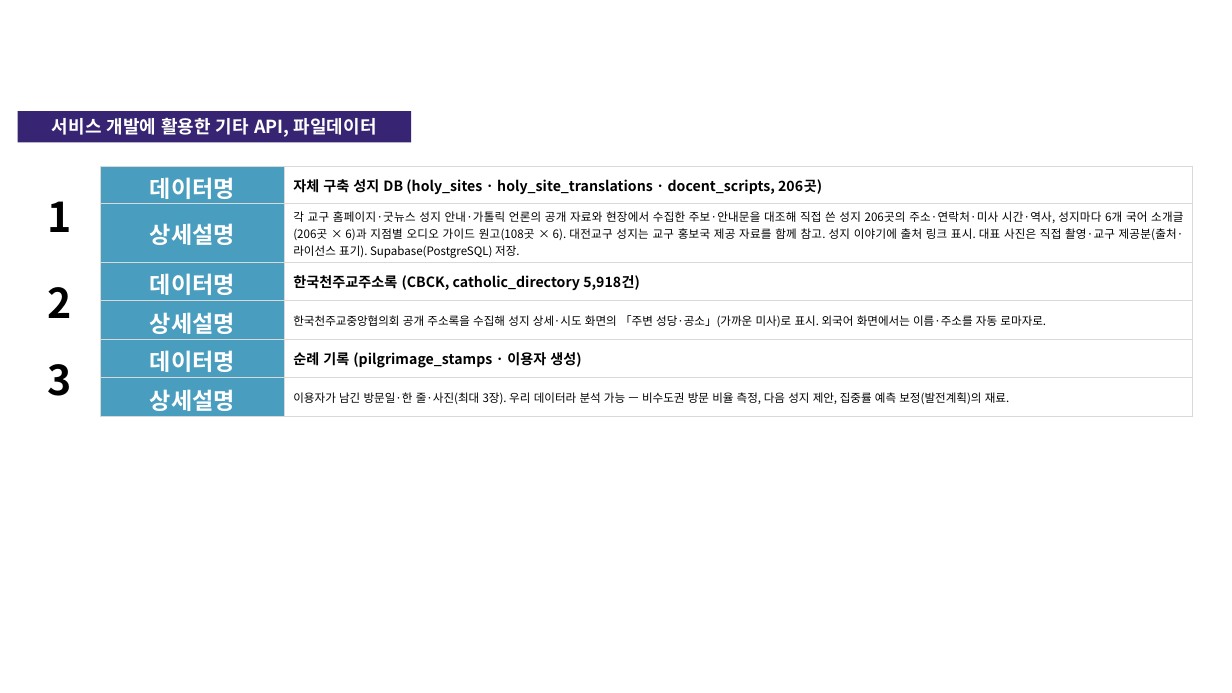
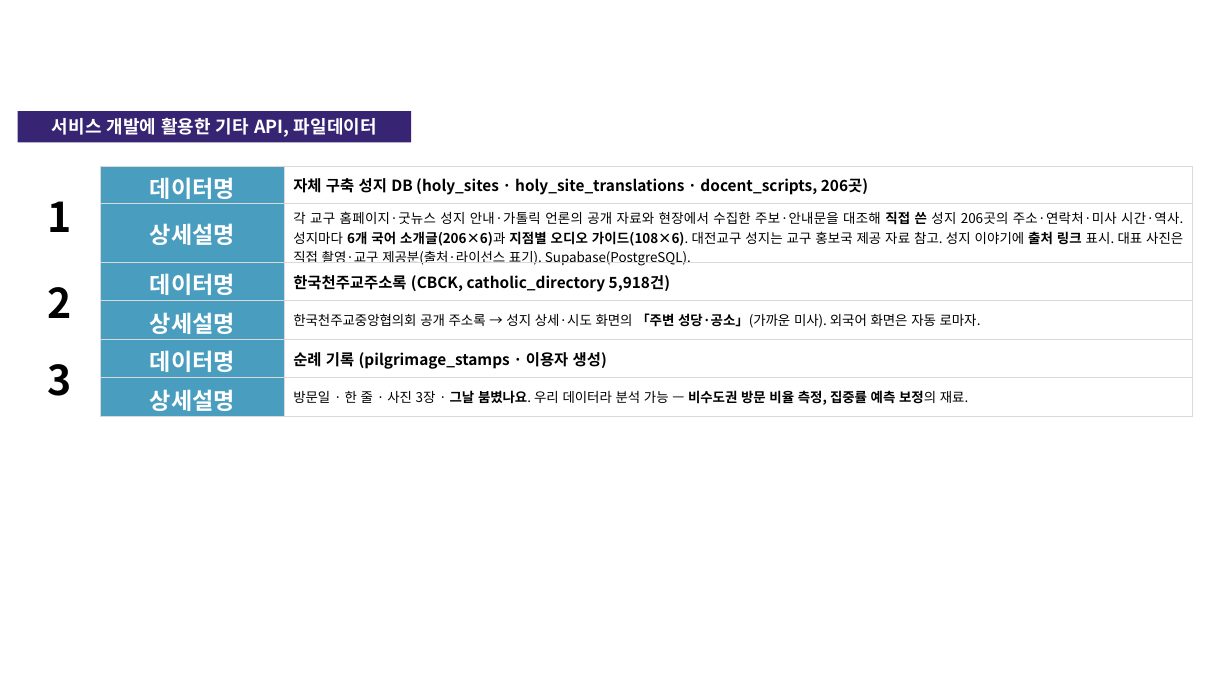
Before and after one commit to linkcontent7-huisun/visitholykorea, a slide deck: slide 11 of docs/10-product/공모전/원본-공모전제출/기능설명서_2026-09-21.pptx. Drawn at 1232x693 pixels with LibreOffice and Linux fonts; fonts in the diff are those of the drawing; background and template pictures are left out. Boxes give left, top, right and bottom in pixels: in the first picture for what was removed or moved away, otherwise in the second. Text is boxed around its words. In the diff, an @@ line names an element or a change of style, - is before the commit and + after.

```diff
--- a/docs/10-product/공모전/원본-공모전제출/기능설명서_2026-09-21.pptx
+++ b/docs/10-product/공모전/원본-공모전제출/기능설명서_2026-09-21.pptx
@@ table at box(18, 166, 1193, 415) @@
-row 2, column 3: 각 교구 홈페이지·굿뉴스 성지 안내·가톨릭 언론의 공개 자료와 현장에서 수집한 주보·안내문을 대조해 직접 쓴 성지 206곳의 주소·연락처·미사 시간·역사, 성지마다 6개 국어 소개글(206곳 × 6)과 지점별 오디오 가이드 원고(108곳 × 6). 대전교구 성지는 교구 홍보국 제공 자료를 함께 참고. 성지 이야기에 출처 링크 표시. 대표 사진은 직접 촬영·교구 제공분(출처·라이선스 표기). Supabase(PostgreSQL) 저장.
+row 2, column 3: 각 교구 홈페이지·굿뉴스 성지 안내·가톨릭 언론의 공개 자료와 현장에서 수집한 주보·안내문을 대조해 직접 쓴 성지 206곳의 주소·연락처·미사 시간·역사. 성지마다 6개 국어 소개글(206×6)과 지점별 오디오 가이드(108×6). 대전교구 성지는 교구 홍보국 제공 자료 참고. 성지 이야기에 출처 링크 표시. 대표 사진은 직접 촬영·교구 제공분(출처·라이선스 표기). Supabase(PostgreSQL).
-row 4, column 3: 한국천주교중앙협의회 공개 주소록을 수집해 성지 상세·시도 화면의 「주변 성당·공소」(가까운 미사)로 표시. 외국어 화면에서는 이름·주소를 자동 로마자로.
+row 4, column 3: 한국천주교중앙협의회 공개 주소록 → 성지 상세·시도 화면의 「주변 성당·공소」(가까운 미사). 외국어 화면은 자동 로마자.
-row 6, column 3: 이용자가 남긴 방문일·한 줄·사진(최대 3장). 우리 데이터라 분석 가능 — 비수도권 방문 비율 측정, 다음 성지 제안, 집중률 예측 보정(발전계획)의 재료.
+row 6, column 3: 방문일 · 한 줄 · 사진 3장 · 그날 붐볐나요. 우리 데이터라 분석 가능 — 비수도권 방문 비율 측정, 집중률 예측 보정의 재료.
@@ size 11 to 12 pt in "자체 구축 성지 DB (holy_sites · holy_site_translations ...", "한국천주교주소록 (CBCK, catholic_directory 5,918건)", "순례 기록 (pilgrimage_stamps · 이용자 생성)" @@
```
Also in this commit, not shown: 9 other slides changed, 4 other files.
